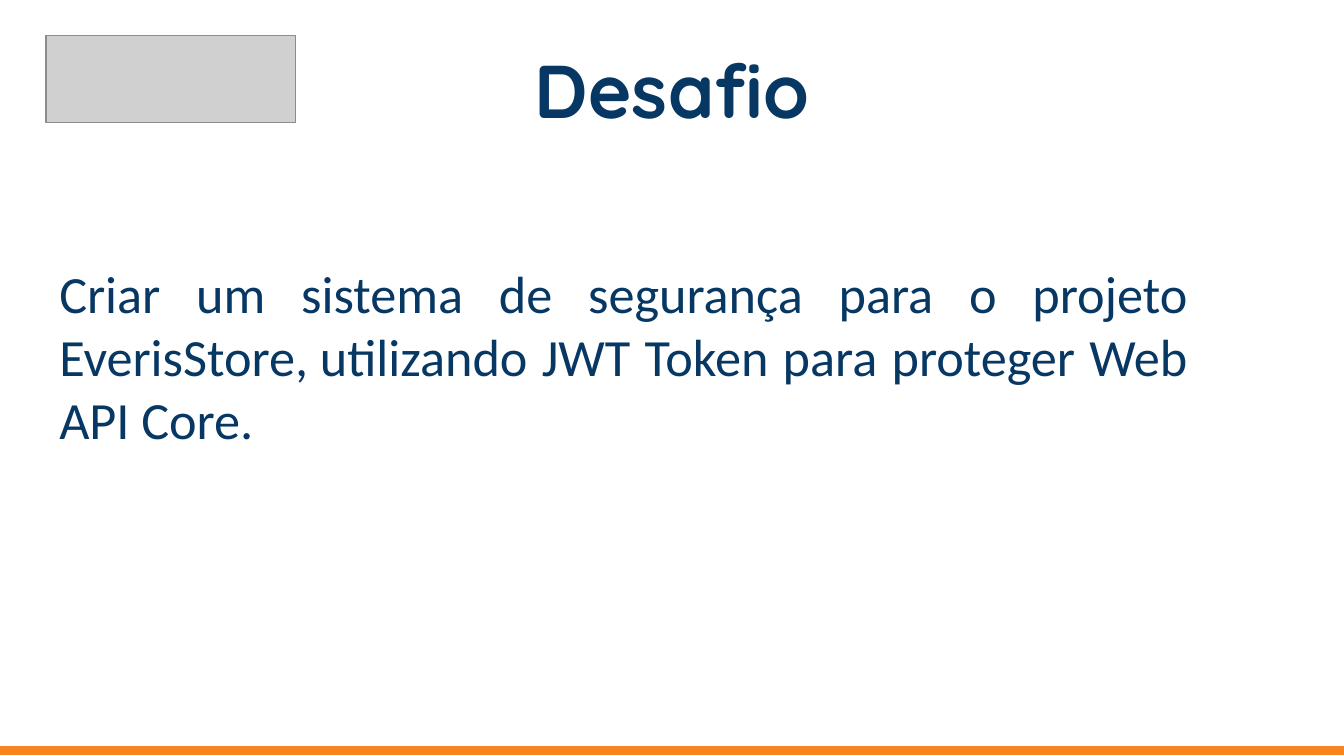
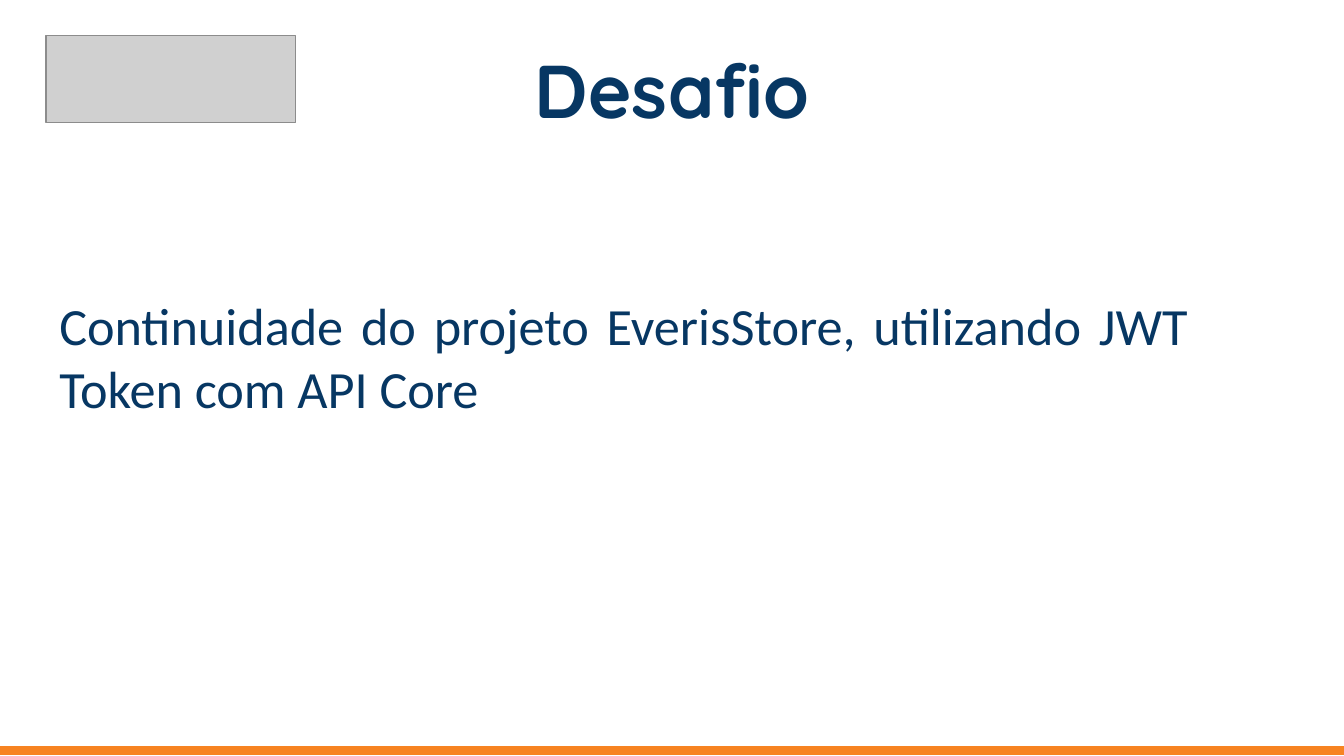
Before and after one commit to everis-New-Talents-NET/EverisStore, a slide deck: slide 4 of slide/Projeto everis - API REST .Net Core com JWT.pptx. Drawn at 1344x756 pixels with LibreOffice and Linux fonts; fonts in the diff are those of the drawing; grey boxes stand for pictures. Boxes give left, top, right and bottom in pixels: in the first picture for what was removed or moved away, otherwise in the second. Text is boxed around its words. In the diff, an @@ line names an element or a change of style, - is before the commit and + after.

```diff
--- a/slide/Projeto everis - API REST .Net Core com JWT.pptx
+++ b/slide/Projeto everis - API REST .Net Core com JWT.pptx
@@ subtitle at (59, 308, 1188, 409): text changed @@
-  Criar um sistema de segurança para o projeto EverisStore, utilizando JWT Token para proteger Web API Core.
+  Continuidade do projeto EverisStore, utilizando JWT Token com API Core
```
Also in this commit, not shown: 8 other slides changed, 5 slides added, 7 slides removed, 14 other files.
